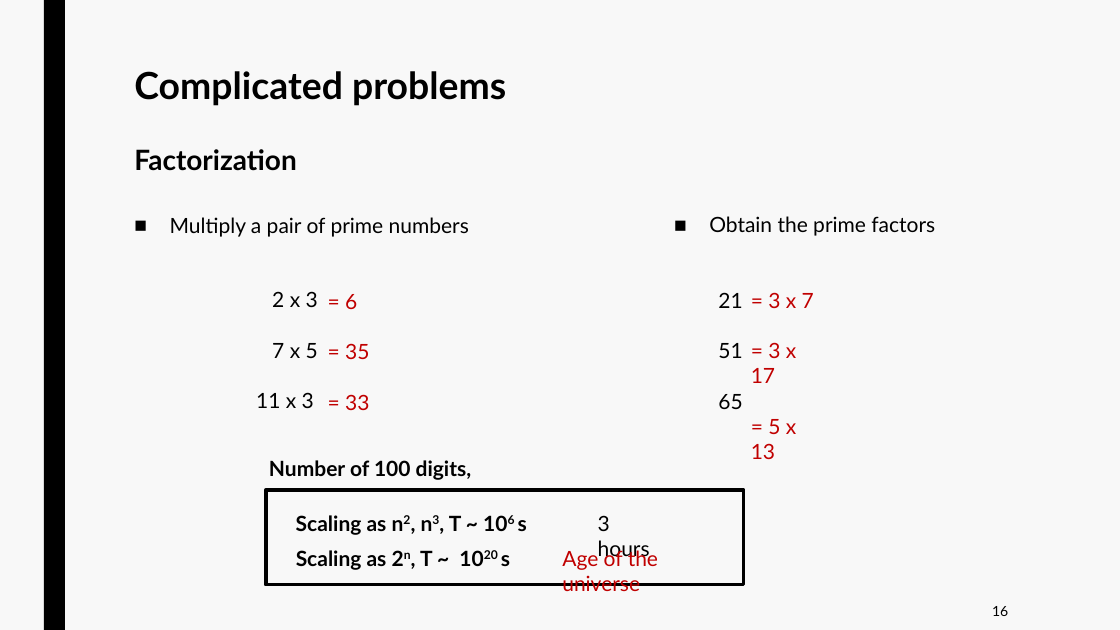
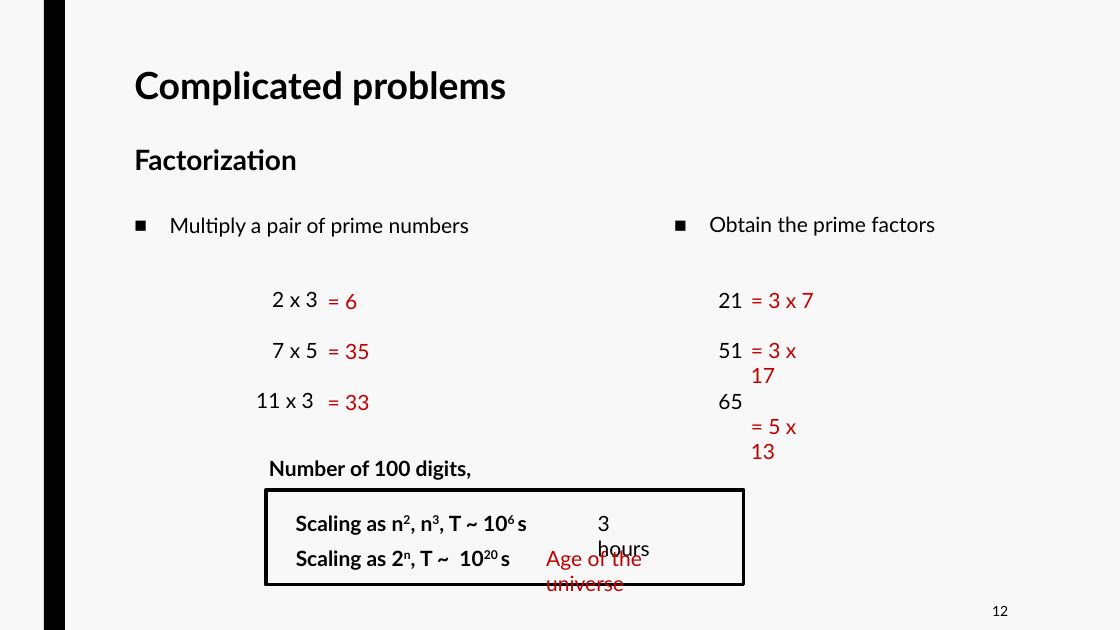
Before and after one commit to jurtasun/presentations, a slide deck: slide 15 of 202306_LMS_Complexity/230619_LMS_Complexity.ppt. Drawn at 1120x630 pixels with LibreOffice and Linux fonts; fonts in the diff are those of the drawing. Boxes give left, top, right and bottom in pixels: in the first picture for what was removed or moved away, otherwise in the second. Text is boxed around its words. In the diff, an @@ line names an element or a change of style, - is before the commit and + after.

```diff
--- a/202306_LMS_Complexity/230619_LMS_Complexity.ppt
+++ b/202306_LMS_Complexity/230619_LMS_Complexity.ppt
@@ text "Age of the universe": place and size @@
-text "Age of the universe" at (562,547,658,591)
+text "Age of the universe" at (546,547,642,591)
@@ text at (992,606,1008,616): text changed @@
-16
+12
```
Also in this commit, not shown: 10 other slides changed, 4 slides added, 1 slide removed.
